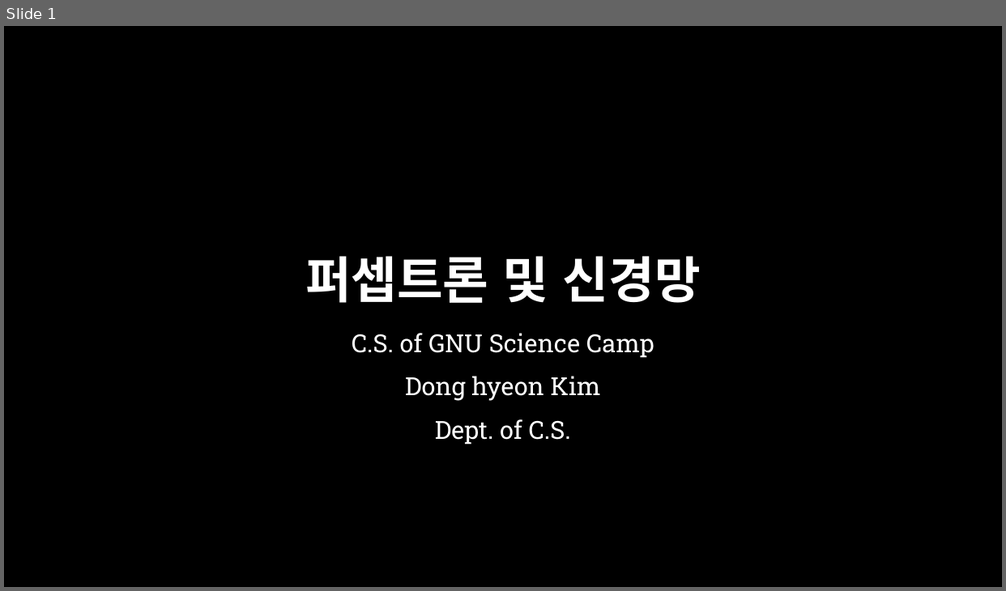
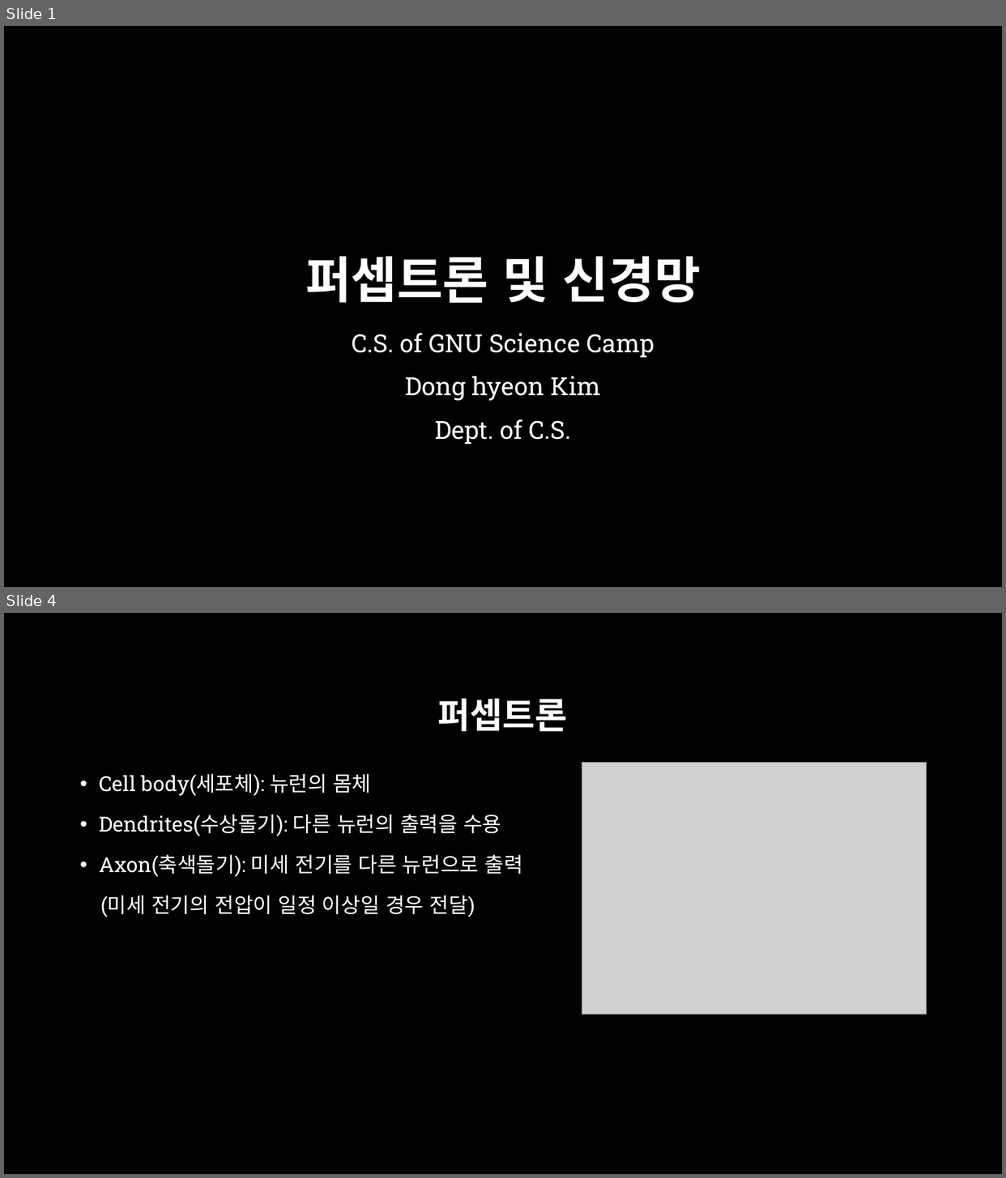
Before and after one commit to across0406/2017-GNU-Science-Camp-of-Computer-Science, a slide deck: ppt/4. 퍼셉트론 및 신경망.pptx. Shown one above the other, each under a label of ours: slide 1 before the commit, slides 1 and 4 after it; the slides between them are not shown. The pictures are 1006x591 and 1006x1178 pixels, drawn with LibreOffice and Linux fonts; fonts in the diff are those of the drawing; grey boxes stand for pictures; background and template pictures are left out. Boxes give left, top, right and bottom in pixels: in the first picture for what was removed or moved away, otherwise in the second. Text is boxed around its words. In the diff, an @@ line names an element or a change of style, - is before the commit and + after.

```diff
--- a/ppt/4. 퍼셉트론 및 신경망.pptx
+++ b/ppt/4. 퍼셉트론 및 신경망.pptx
@@ slide 4 added at (4,613,1002,1174), background picture (left out) @@
@@ title added at (437,698,567,731), 34 pt, text #FFFFFF, bold @@
+퍼셉트론
@@ text added at (99,773,523,918), 20 pt, text #FFFFFF @@
+• Cell body(세포체): 뉴런의 몸체
+• Dendrites(수상돌기): 다른 뉴런의 출력을 수용
+• Axon(축색돌기): 미세 전기를 다른 뉴런으로 출력
+(미세 전기의 전압이 일정 이상일 경우 전달)
@@ picture added at (582,763,927,1015) @@
```
Also in this commit, not shown: 3 slides changed, 5 other slides added, 6 other files.
